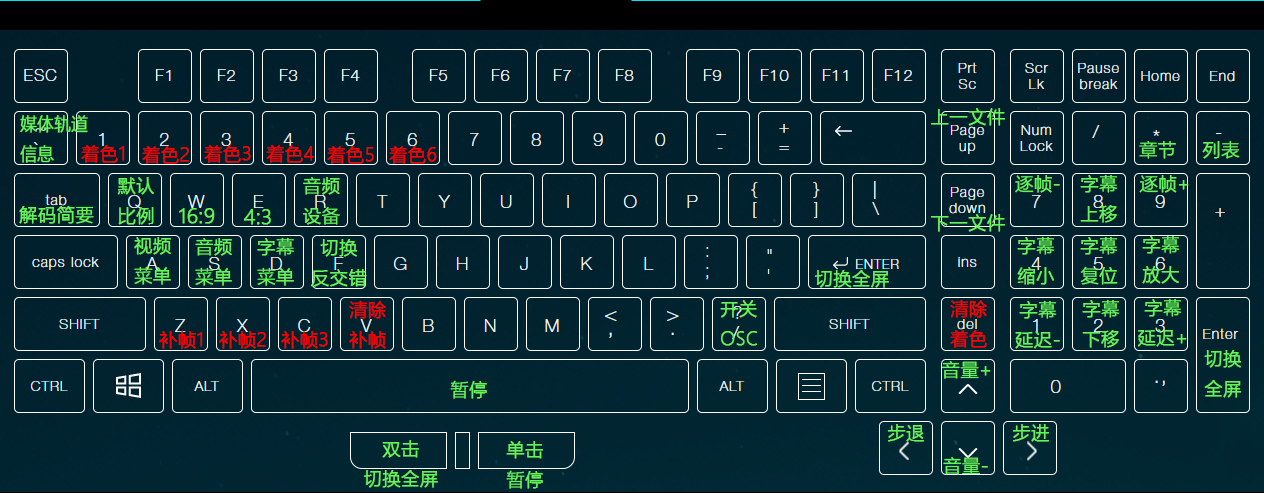
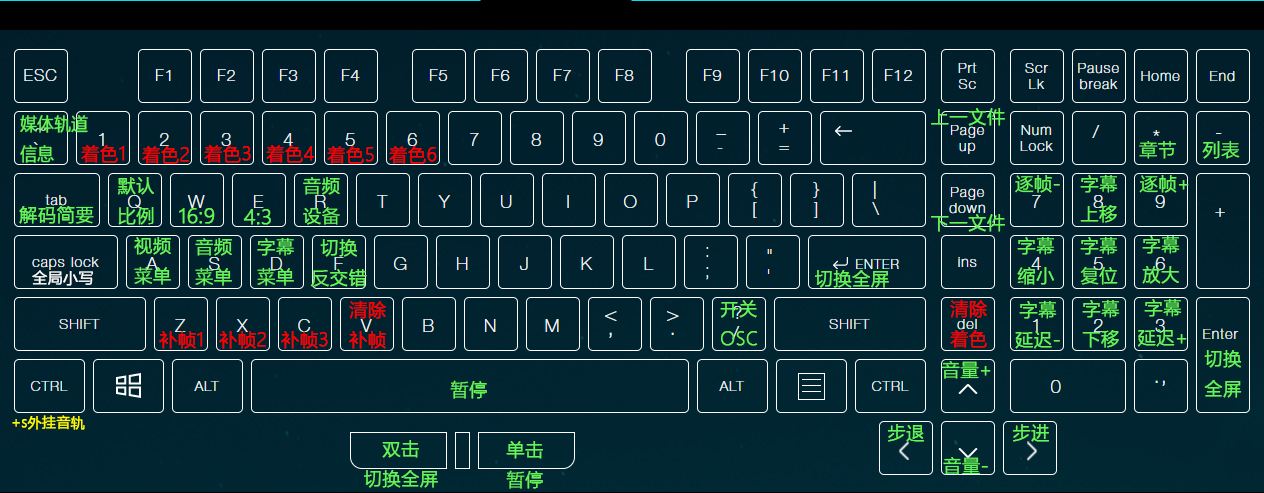
Layers edited between the first and the second w=1264, h=493 image:
added layer "全局小写" above "+s外挂音轨" over [32, 270, 93, 286]
added layer "+s外挂音轨" above "清除 补帧" over [12, 415, 85, 430]
